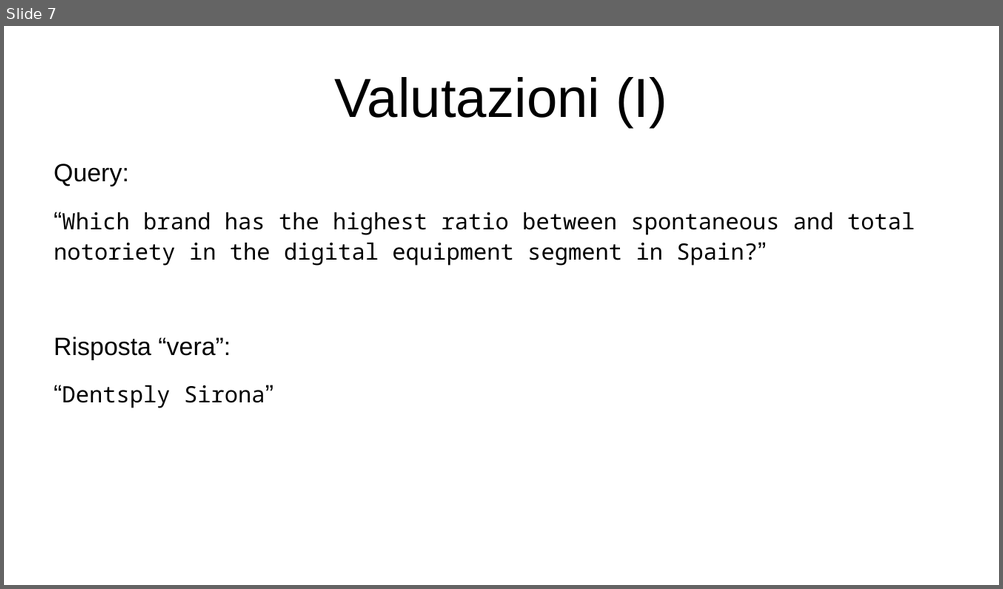
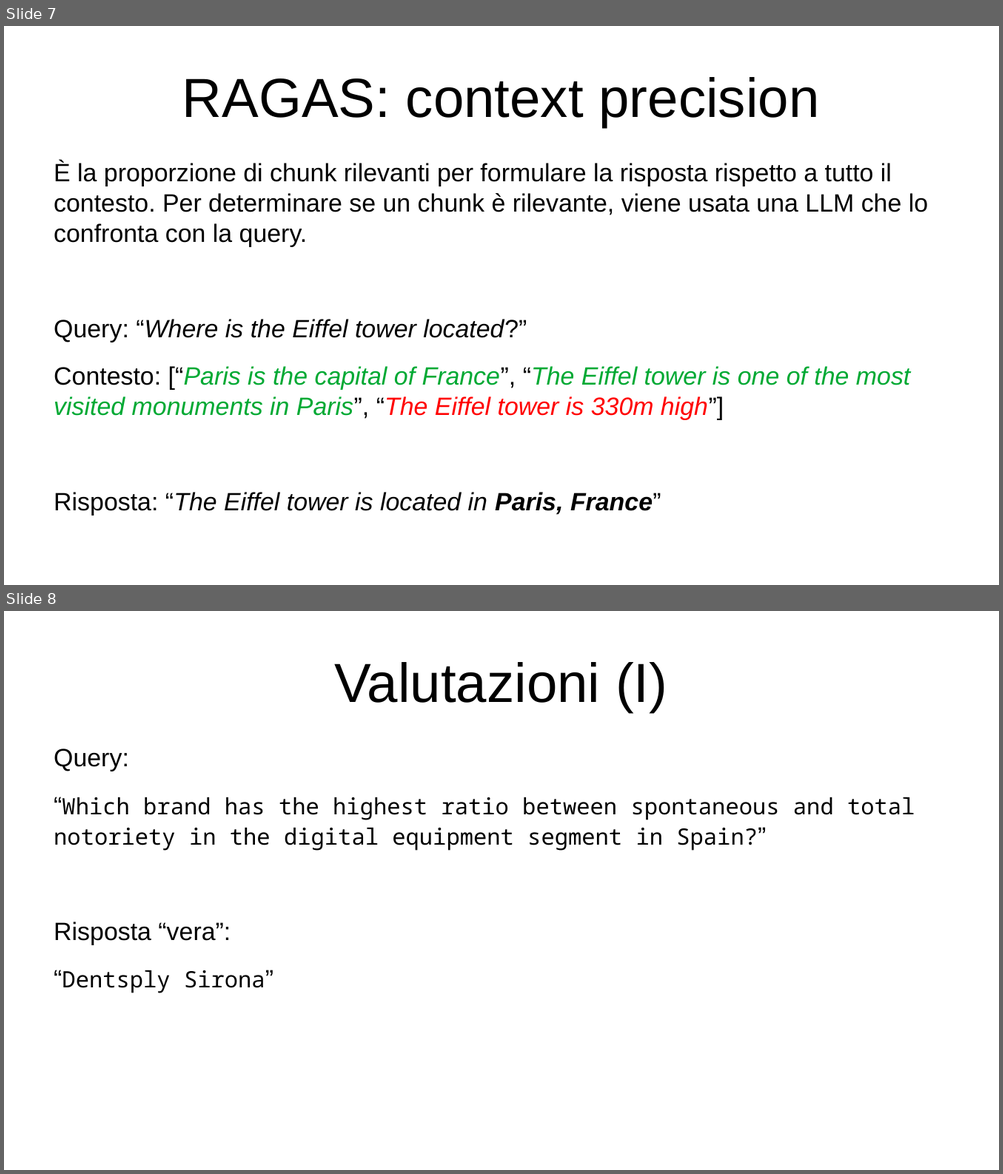
Before and after one commit to PietroNoto/Tesi, a slide deck: Appunti/Bozza presentazione keystone novembre.odp. Shown one above the other, each under a label of ours: slide 7 before the commit, slides 7 and 8 after it. The pictures are 1003x589 and 1003x1174 pixels, drawn with LibreOffice and Linux fonts; fonts in the diff are those of the drawing. Boxes give left, top, right and bottom in pixels: in the first picture for what was removed or moved away, otherwise in the second. Text is boxed around its words. In the diff, an @@ line names an element or a change of style, - is before the commit and + after.

```diff
--- a/Appunti/Bozza presentazione keystone novembre.odp
+++ b/Appunti/Bozza presentazione keystone novembre.odp
@@ slide 7 added at [4,26,999,585], background #FFFFFF @@
@@ title added at [182,77,819,127], 44 pt, text #000000 @@
+RAGAS: context precision
@@ text added at [54,161,928,516], 20 pt, text #000000 @@
+È la proporzione di chunk rilevanti per formulare la risposta rispetto a tutto il contesto. Per determinare se un chunk è rilevante, viene usata una LLM che lo confronta con la query.
+Query: “Where is the Eiffel tower located?”
+Contesto: [“Paris is the capital of France”, “The Eiffel tower is one of the most visited monuments in Paris”, “The Eiffel tower is 330m high”]
+Risposta: “The Eiffel tower is located in Paris, France”
@@ what was slide 7 is now slide 8 @@
```
Also in this commit, not shown: 8 slides changed, 7 other files.
